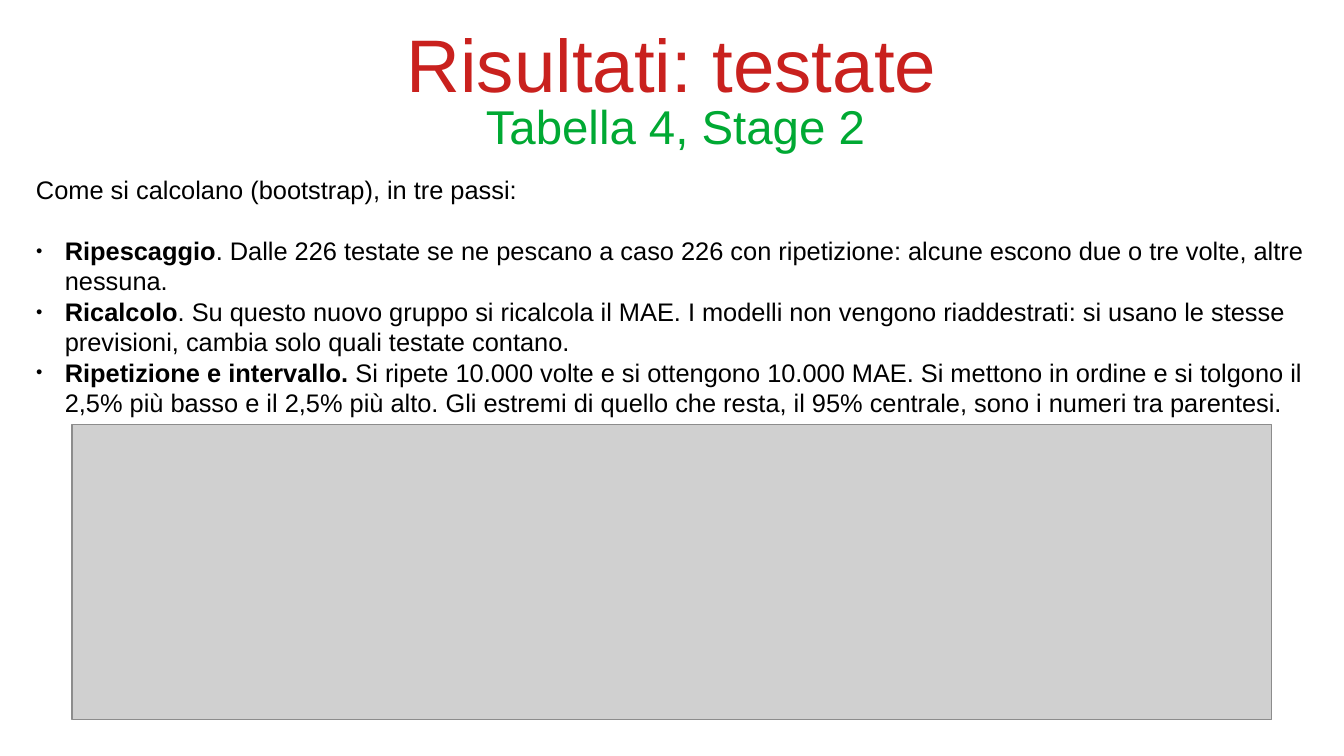
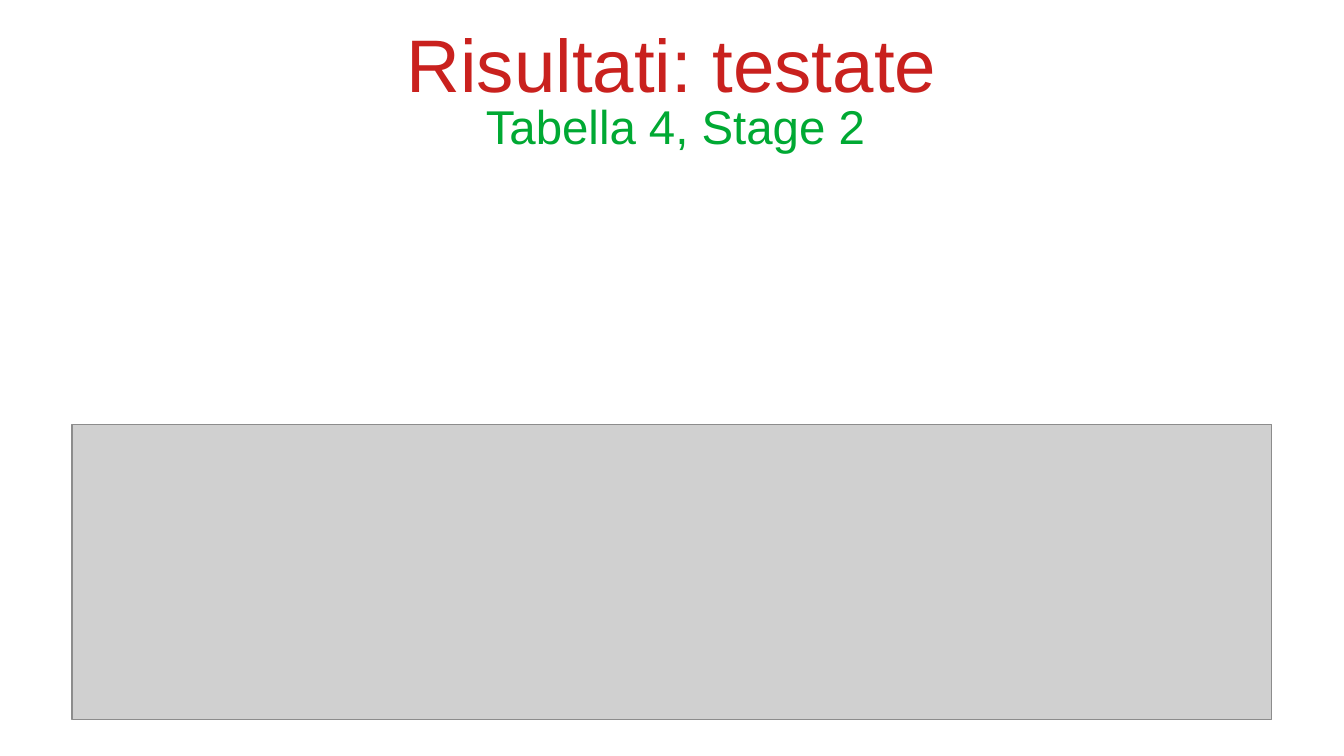
Before and after one commit to bianchi-john/PublisherClassification, a slide deck: slide 12 of Presentazioni/Paper rivista/PaperRivista.odp. Drawn at 1344x756 pixels with LibreOffice and Linux fonts; fonts in the diff are those of the drawing; grey boxes stand for pictures. Boxes give left, top, right and bottom in pixels: in the first picture for what was removed or moved away, otherwise in the second. Text is boxed around its words. In the diff, an @@ line names an element or a change of style, - is before the commit and + after.

Commit message:
update

```diff
--- a/Presentazioni/Paper rivista/PaperRivista.odp
+++ b/Presentazioni/Paper rivista/PaperRivista.odp
@@ text removed at (36, 180, 1303, 418) @@
-Come si calcolano (bootstrap), in tre passi:
-● Ripescaggio. Dalle 226 testate se ne pescano a caso 226 con ripetizione: alcune escono due o tre volte, altre nessuna.
-● Ricalcolo. Su questo nuovo gruppo si ricalcola il MAE. I modelli non vengono riaddestrati: si usano le stesse previsioni, cambia solo quali testate contano.
-● Ripetizione e intervallo. Si ripete 10.000 volte e si ottengono 10.000 MAE. Si mettono in ordine e si tolgono il 2,5% più basso e il 2,5% più alto. Gli estremi di quello che resta, il 95% centrale, sono i numeri tra parentesi.
```
